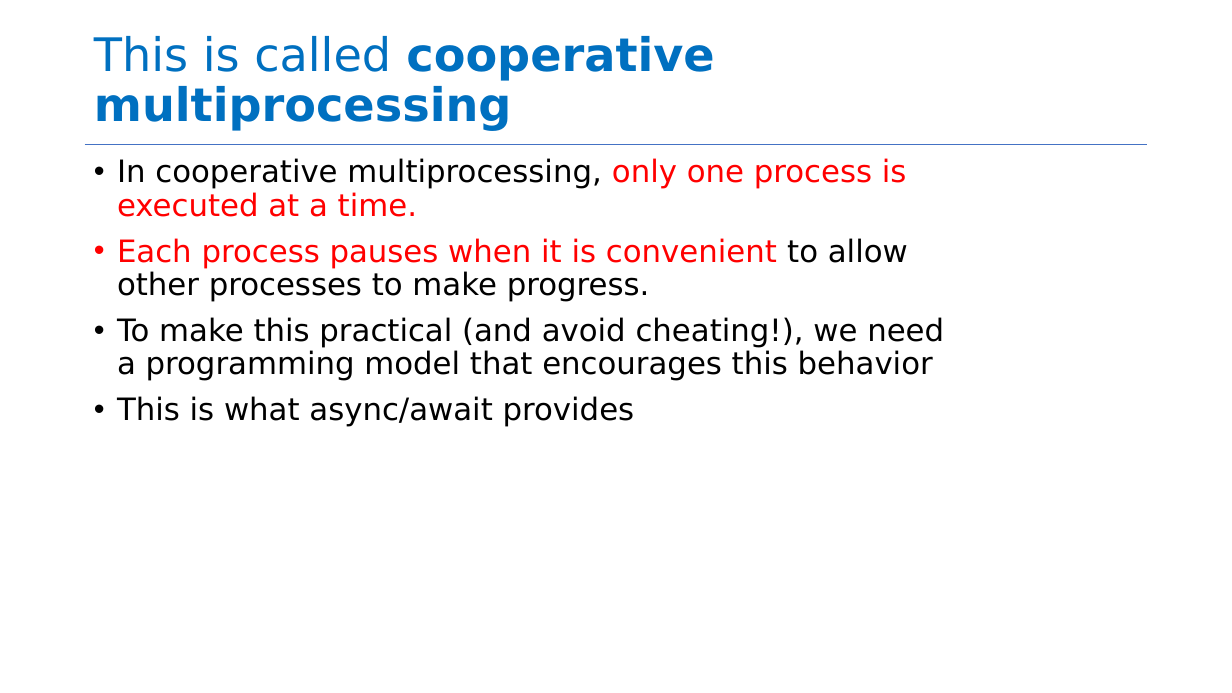
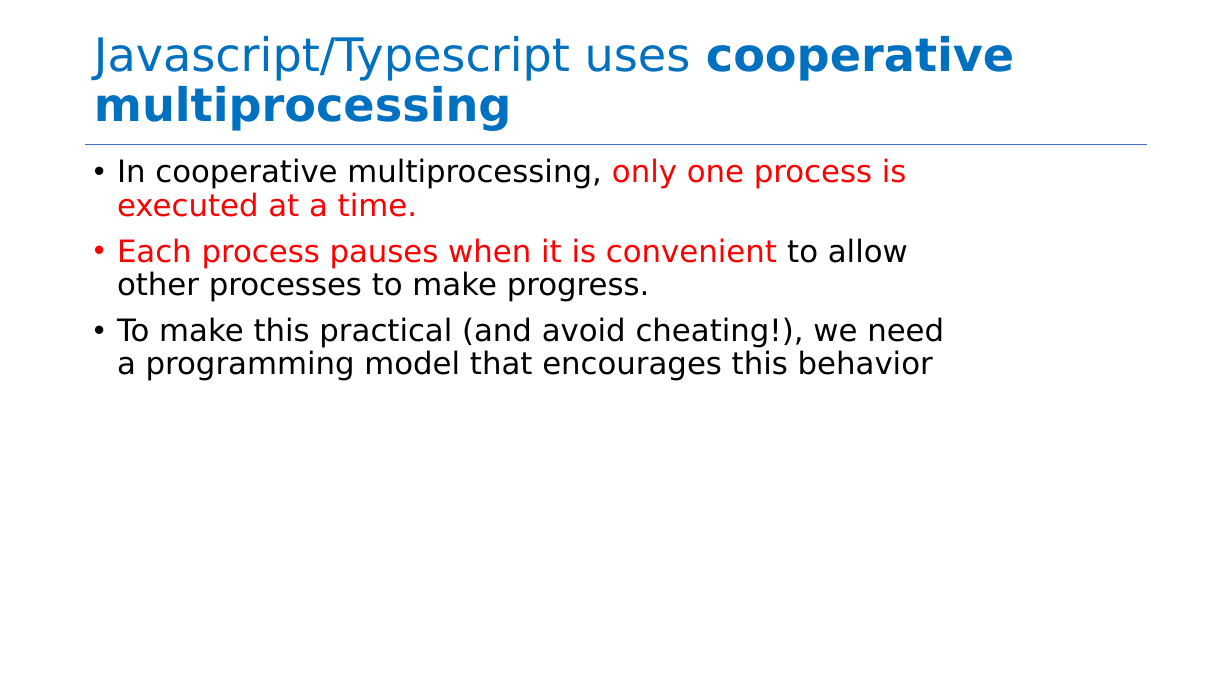
Before and after one commit to neu-se/CS4530-Spring-2026, a slide deck: slide 7 of Slides/Module 09 Concurrency Patterns in Typescript.pptx (slide 23 before the commit). Drawn at 1232x693 pixels with LibreOffice and Linux fonts; fonts in the diff are those of the drawing. Boxes give left, top, right and bottom in pixels: in the first picture for what was removed or moved away, otherwise in the second. Text is boxed around its words. In the diff, an @@ line names an element or a change of style, - is before the commit and + after.

```diff
--- a/Slides/Module 09 Concurrency Patterns in Typescript.pptx
+++ b/Slides/Module 09 Concurrency Patterns in Typescript.pptx
@@ title at box(94, 36, 1014, 131): text changed @@
-This is called cooperative multiprocessing
+Javascript/Typescript uses cooperative multiprocessing
@@ text at box(117, 396, 635, 427): paragraph removed @@
-• This is what async/await provides
```
Also in this commit, not shown: 14 other slides changed, 12 slides added, 25 slides removed, 2 other files.
